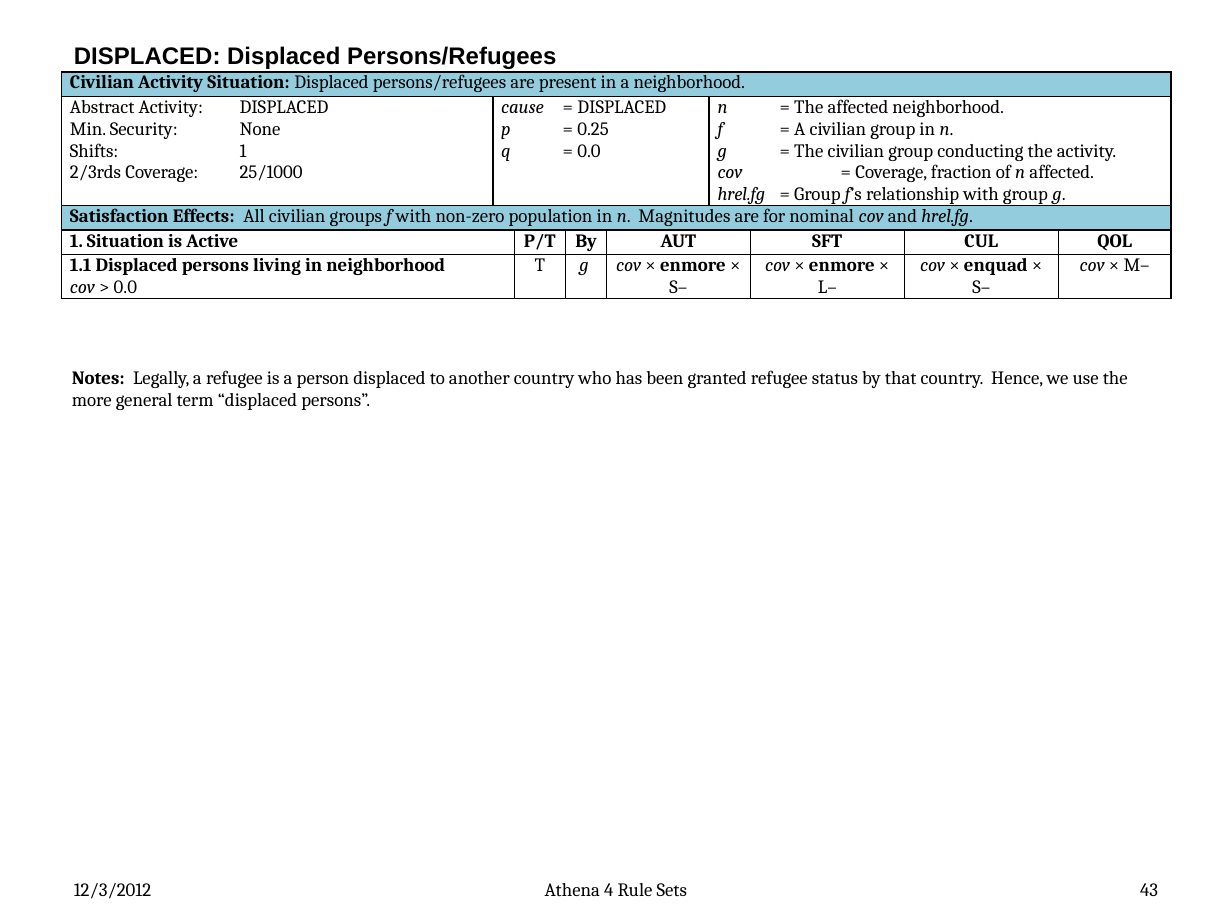
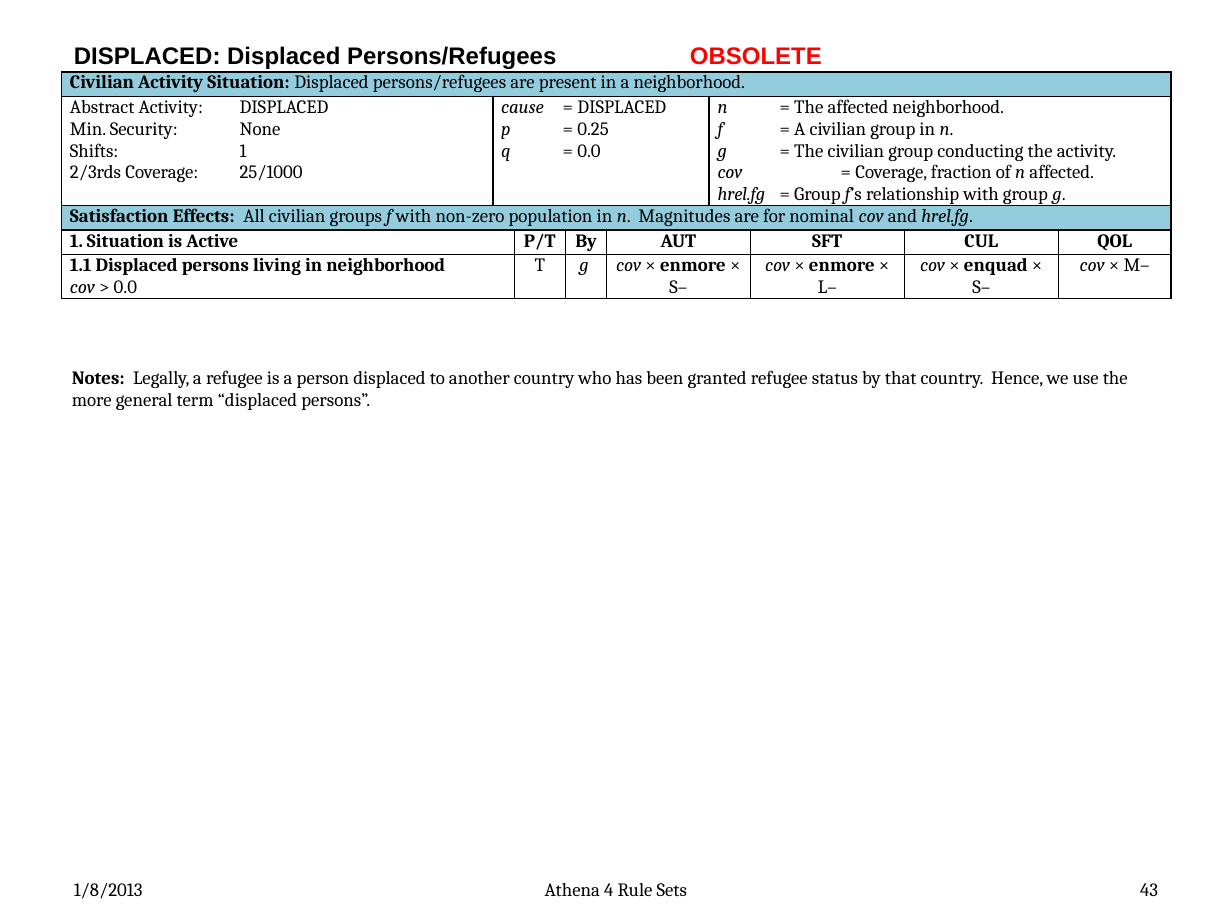
Before and after one commit to AthenaModel/athena-legacy, a slide deck: slide 43 of docs/dev/rules.pptx. Drawn at 1232x924 pixels with LibreOffice and Linux fonts; fonts in the diff are those of the drawing. Boxes give left, top, right and bottom in pixels: in the first picture for what was removed or moved away, otherwise in the second. Text is boxed around its words. In the diff, an @@ line names an element or a change of style, - is before the commit and + after.

```diff
--- a/docs/dev/rules.pptx
+++ b/docs/dev/rules.pptx
@@ title at <box>74,46,822,69</box>: text changed @@
-DISPLACED: Displaced Persons/Refugees
+DISPLACED: Displaced Persons/Refugees OBSOLETE
@@ text at <box>74,883,143,899</box>: text changed @@
-12/3/2012
+1/8/2013
```
Also in this commit, not shown: 80 other slides changed.
